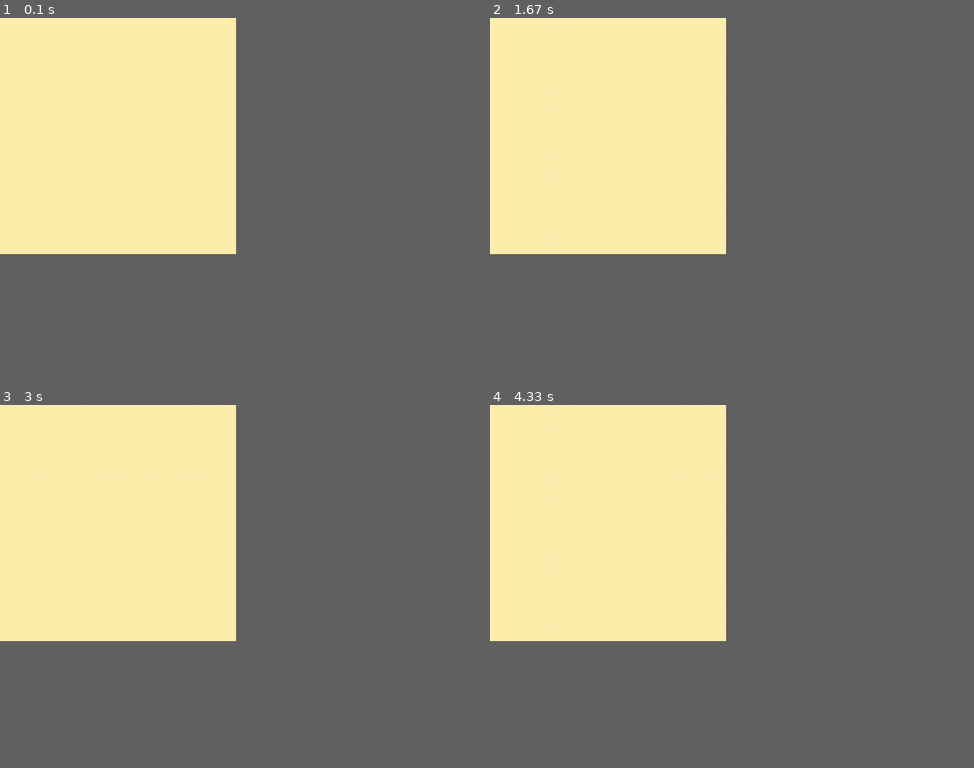
Above: before the commit, frames 1-4 (two rows, left to right).
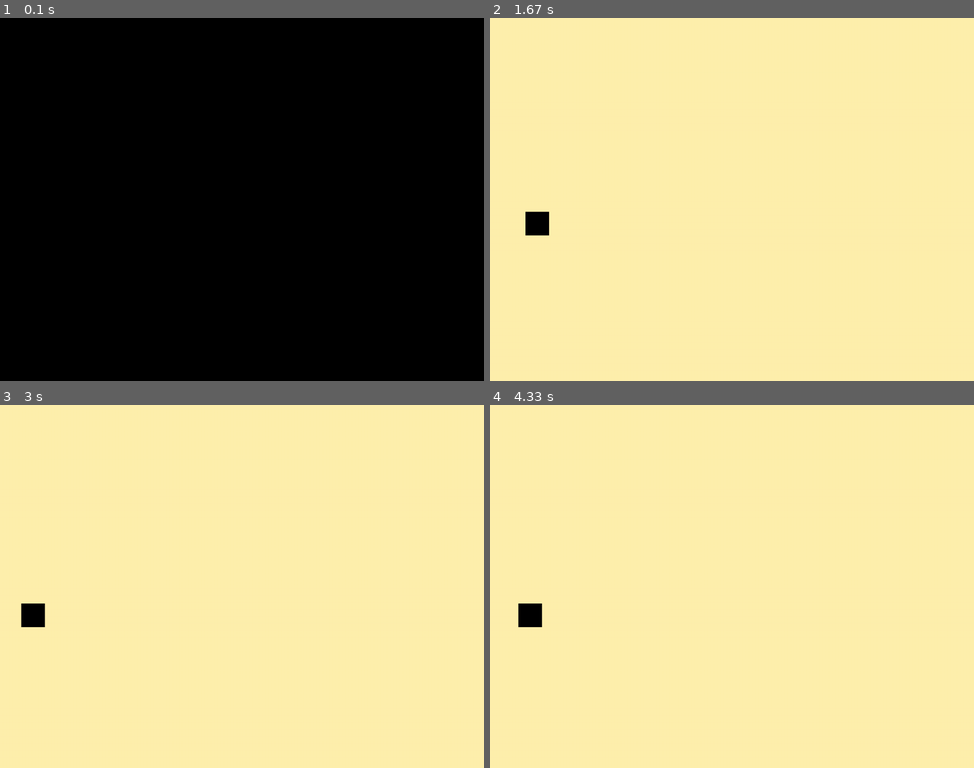
Above: after the commit, the same moments.

Repository: VicoVee/pygame-learning
Game: pygame game, started from trash.py
Same seed, same stepped clock (60 frames per second), same inputs: the game is played once before the commit and once after it.
Inputs:
- Up to frame 1 (0.1 s): no input
- Up to frame 2 (1.67 s): hold D 0.33-0.8 s; hold W 0.83-1.13 s; hold D 1.17-1.63 s
- Up to frame 3 (3 s): hold A 1.67-2.2 s; hold S 2.23-2.53 s; hold A 2.57-2.97 s
- Up to frame 4 (4.33 s): hold W 3-3.37 s; hold D 3.4-4.03 s; hold S from 4.07 s (still down)
In our replay, the window is 439x439 before the commit and 900x675 after it. These sizes can differ from the game's own. Grey fills any space a smaller window leaves; there, only what the larger window draws over its background counts as a difference.

The runs differ from the first frame. In frame 1, 32% of the frame differs, in the area x 0-49%, y 0-66%; in frame 2, 0.3%; in frame 3, 0.3%; in frame 4, 0.3%.

Commit message:
Adjusted the screen ratio and added the movement for the character using WASD keys. Initially wanted to move base on point and click, but the character will teleport instantly to the location, rather than slide towards it

Diff:
--- a/trash.py
+++ b/trash.py
@@ -4,19 +4,50 @@
 pygame.init()
 
 #Game Window Setup
-win = pygame.display.set_mode((500,500))
+win = pygame.display.set_mode((1024,768))
 pygame.display.set_caption('Trash Collecting')
 
-#Background
+#Background Colors
 sand = pygame.Color("#FFF0AD")
 black = pygame.Color(0,0,0)
 
+#Character Location + Dimensions
+    #Character (x-coor, y-coord, width, height)
+    #NOTE: Left-Right starts from 0 to 500
+    #Up-Down starts from 0 to 500 as well
+x = 50
+y = 420
+width = 50
+height = 50
+speed = 5
+
 run = True
 while run:
-    win.fill(sand)
+    pygame.time.delay(100)
+
     for event in pygame.event.get():
+        #Close window and end game
         if event.type == pygame.QUIT:
             run = False
 
+        #Get the key pressed by user
+        keys = pygame.key.get_pressed()
+
+        #Checks the key and moves the character correspondingly
+        if keys[pygame.K_a]:
+            x -= speed
+        if keys[pygame.K_d]:
+            x += speed
+        if keys[pygame.K_w]:
+            y -= speed
+        if keys[pygame.K_s]:
+            y += speed
+
+    #Load Background
+    win.fill(sand)
+
+    avatar = pygame.Rect(x, y, width, height)
+    pygame.draw.rect(win, black, avatar)
+
     pygame.display.flip()
 pygame.quit()
